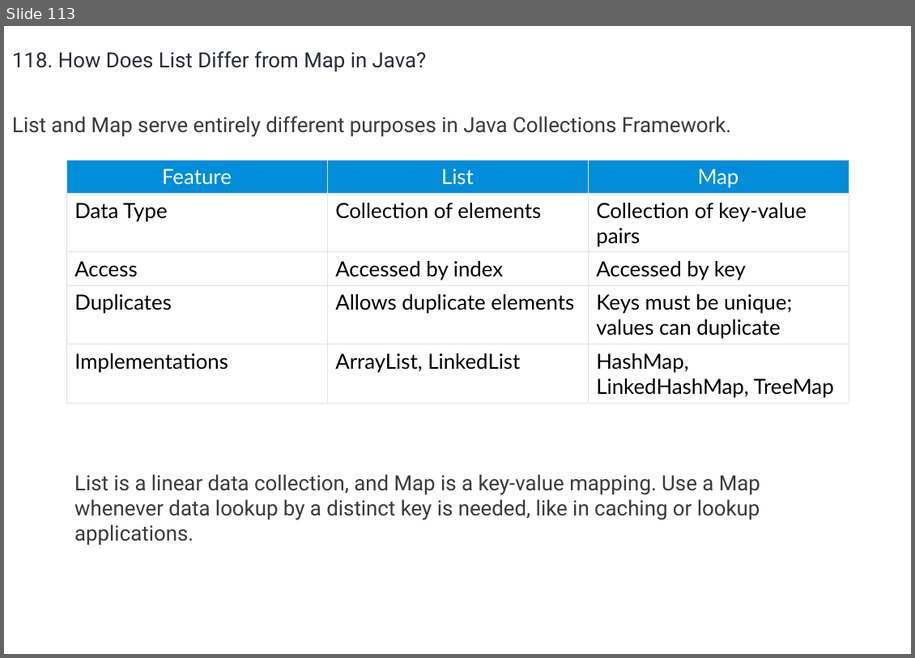
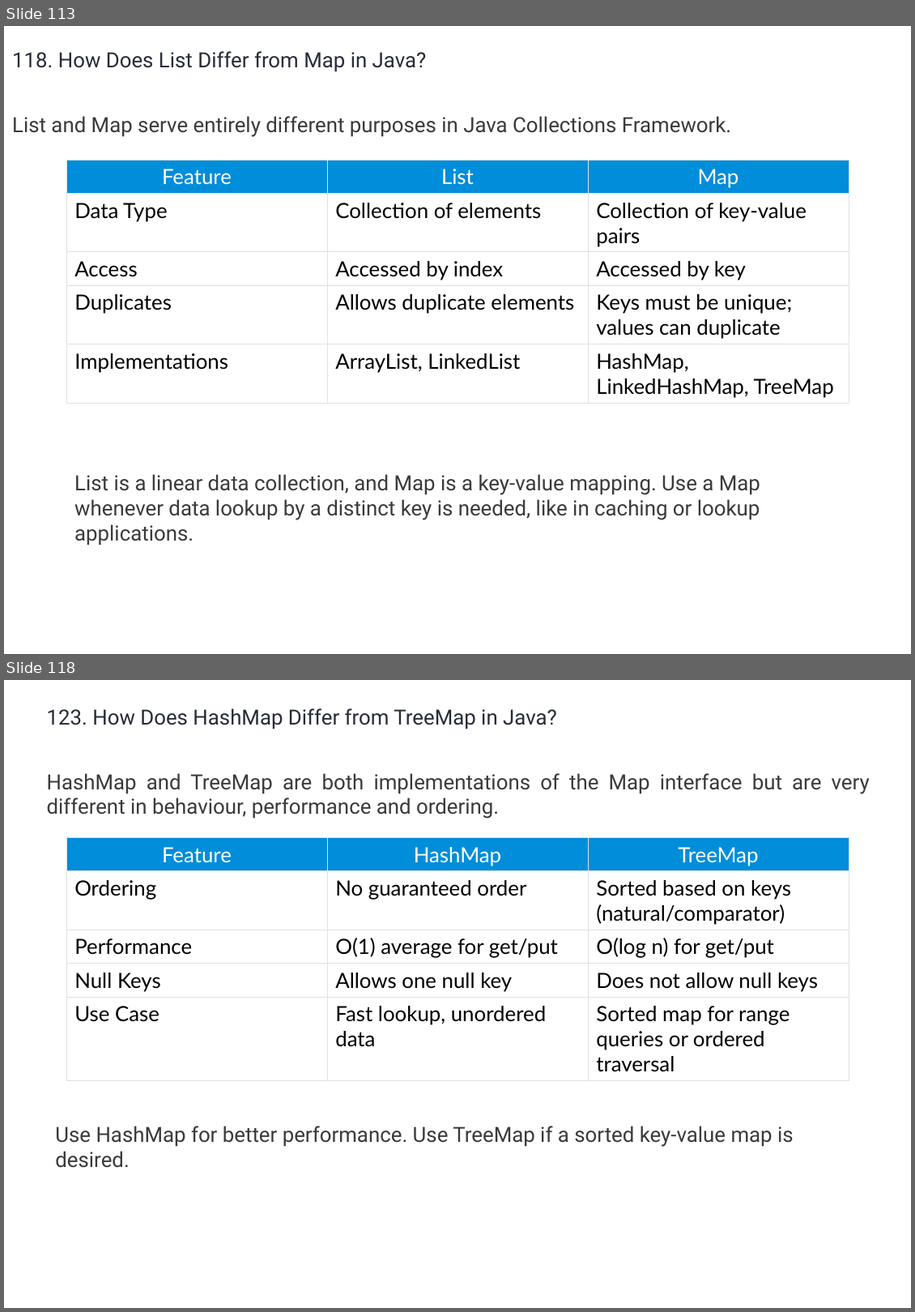
Before and after one commit to umalavanya/FullStackDevelopement_JavaSpring_SQL_ReactProjects, a slide deck: UmaTeachingMaterial/Java/Java-Interview-QA-Intellipaat.pptx. Shown one above the other, each under a label of ours: slide 113 before the commit, slides 113 and 118 after it; the slides between them are not shown. The pictures are 915x658 and 915x1312 pixels, drawn with LibreOffice and Linux fonts; fonts in the diff are those of the drawing. Boxes give left, top, right and bottom in pixels: in the first picture for what was removed or moved away, otherwise in the second. Text is boxed around its words. In the diff, an @@ line names an element or a change of style, - is before the commit and + after.

Commit message:
Java Interview QA

```diff
--- a/UmaTeachingMaterial/Java/Java-Interview-QA-Intellipaat.pptx
+++ b/UmaTeachingMaterial/Java/Java-Interview-QA-Intellipaat.pptx
@@ slide 118 added at (4, 680, 911, 1308), background #FFFFFF @@
@@ text added at (47, 708, 870, 819), 18 pt, text #3A3A3A @@
+123. How Does HashMap Differ from TreeMap in Java?
+HashMap and TreeMap are both implementations of the Map interface but are very different in behaviour, performance and ordering.
@@ table added at (66, 837, 847, 1080), 5 rows, 3 columns @@
+Feature | HashMap | TreeMap
+Ordering | No guaranteed order | Sorted based on keys (natural/comparator)
+Performance | O(1) average for get/put | O(log n) for get/put
+Null Keys | Allows one null key | Does not allow null keys
+Use Case | Fast lookup, unordered data | Sorted map for range queries or ordered traversal
@@ text added at (55, 1126, 794, 1168), 18 pt, text #3A3A3A @@
+Use HashMap for better performance. Use TreeMap if a sorted key-value map is desired.
```
Also in this commit, not shown: 81 other slides added, 82 slides removed.
